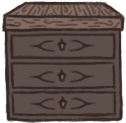
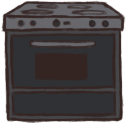
Layered file, before and after one edit (w=126, h=123). Changes by layer:
showed group "Oven" (2 layers) over [2, 0, 124, 122]
hid group "Drawer" (2 layers) over [2, 0, 124, 122]
